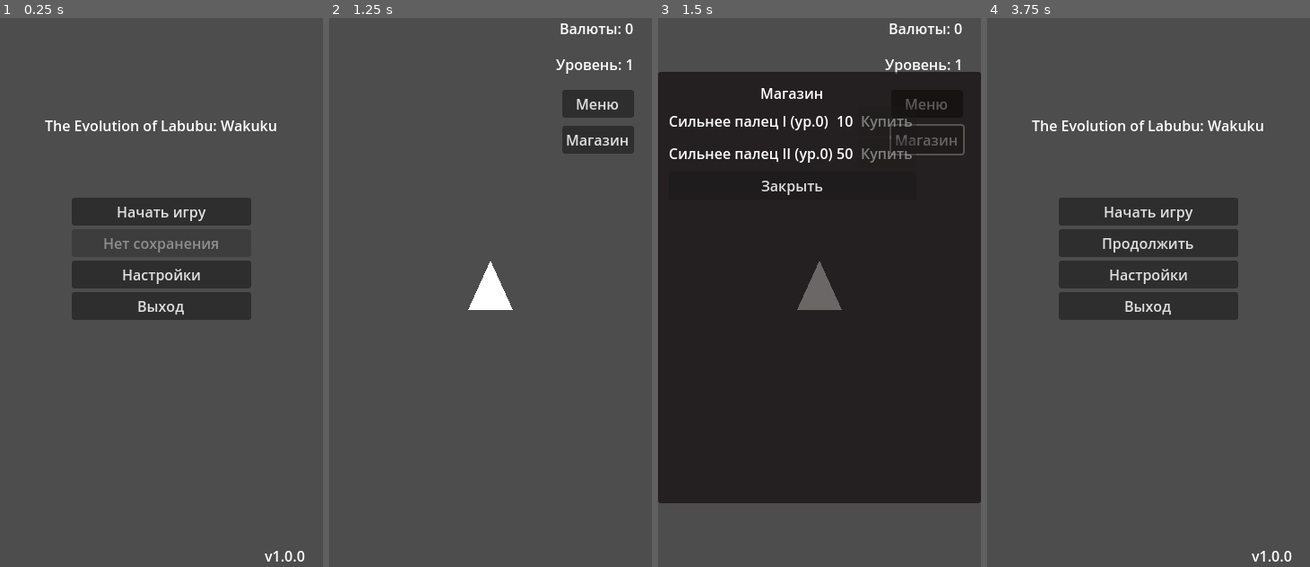
Above: before the commit, frames 1-4 (left to right).
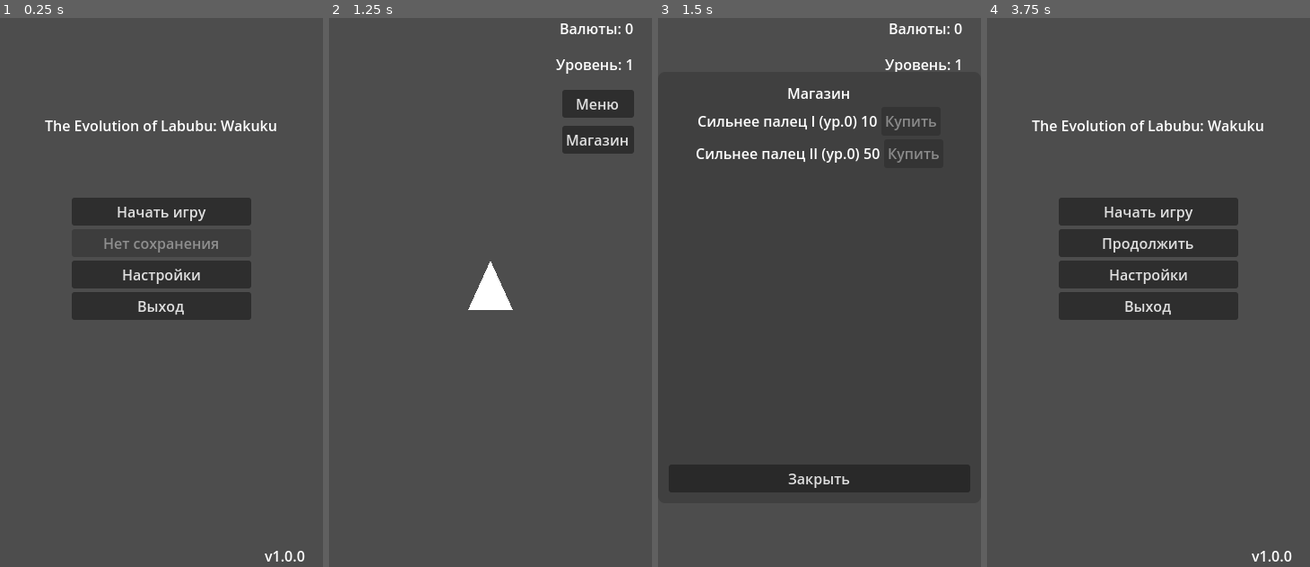
Above: after the commit, the same moments.

Repository: Common-ka/the-evolution-of-Labubu-Wakuku
Game: Godot game, scene res://scenes/main/main_menu.tscn
Two runs of this game, one before a commit and one after it. Both use one fixed random seed, a clock stepped at 60 frames per second and the inputs below.
Inputs:
- Up to frame 1 (0.25 s): no input
- Up to frame 2 (1.25 s): click "Начать игру" at 0.5 s
- Up to frame 3 (1.5 s): click "Магазин" at 1.25 s
- Up to frame 4 (3.75 s): click "Меню" at 2 s; click "Закрыть" at 2.75 s; click "Меню" at 3.5 s

Frames 1-2 are identical in both runs. In frame 3, 73% of the frame differs, in the area x 0-100%, y 9-89%; in frame 4, nothing differs.

Commit message:
feat: complete shop UI with centering, opaque background, and vertical stretching - Add CenterContainer for automatic centering - Implement size_flags for proper element positioning - Add StyleBoxFlat for opaque background - Stretch VBox vertically while maintaining horizontal centering - Update documentation to reflect completed shop system

Diff:
--- a/scenes/ui/shop_panel.tscn
+++ b/scenes/ui/shop_panel.tscn
@@ -1,6 +1,13 @@
-[gd_scene load_steps=2 format=3 uid="uid://cqje5aaty2dw1"]
+[gd_scene load_steps=3 format=3 uid="uid://cqje5aaty2dw1"]
 
 [ext_resource type="Script" uid="uid://bcwora42ia56k" path="res://scripts/ui/shop_panel.gd" id="1_0"]
+
+[sub_resource type="StyleBoxFlat" id="StyleBoxFlat_1"]
+bg_color = Color(0.5, 0.5, 0.5, 1)
+corner_radius_top_left = 8
+corner_radius_top_right = 8
+corner_radius_bottom_right = 8
+corner_radius_bottom_left = 8
 
 [node name="ShopPanel" type="Control"]
 layout_mode = 3
@@ -13,7 +20,7 @@
 script = ExtResource("1_0")
 
 [node name="Panel" type="Panel" parent="."]
-self_modulate = Color(0.367945, 0.0561938, 0.0812309, 1)
+self_modulate = Color(0.5, 0.5, 0.5, 1)
 layout_mode = 1
 anchors_preset = 8
 anchor_left = 0.5
@@ -26,9 +33,15 @@
 offset_bottom = 240.0
 grow_horizontal = 2
 grow_vertical = 2
+theme_override_styles/panel = SubResource("StyleBoxFlat_1")
 
 [node name="Margin" type="MarginContainer" parent="Panel"]
-layout_mode = 2
+layout_mode = 1
+anchors_preset = 15
+anchor_right = 1.0
+anchor_bottom = 1.0
+grow_horizontal = 2
+grow_vertical = 2
 theme_override_constants/margin_left = 12
 theme_override_constants/margin_top = 12
 theme_override_constants/margin_right = 12
@@ -50,4 +63,5 @@
 
 [node name="CloseButton" type="Button" parent="Panel/Margin/VBox"]
 layout_mode = 2
+size_flags_horizontal = 3
 text = "Закрыть"
--- a/scripts/ui/shop_panel.gd
+++ b/scripts/ui/shop_panel.gd
@@ -9,6 +9,7 @@
 
 func _ready() -> void:
 	close_button.pressed.connect(_on_close_pressed)
+
 	_load_upgrades()
 	_render_items()
 
@@ -41,6 +42,7 @@
 		var data: Dictionary = upgrades[upg_id]
 		var h := HBoxContainer.new()
 		h.custom_minimum_size = Vector2(0, 32)
+		h.size_flags_horizontal = Control.SIZE_SHRINK_CENTER
 		var name_label := Label.new()
 		name_label.text = "%s (ур.%d)" % [String(data.get("name", upg_id)), GameManager.get_upgrade_level(upg_id)]
 		name_label.size_flags_horizontal = Control.SIZE_EXPAND_FILL
Not shown, changed: README.md
Not shown, changed: docs/development_phases.md
